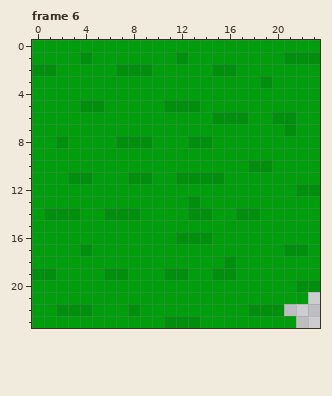
Edited in one commit: pixel-art file (graphics/grass2.ase). The picture above was drawn from the file before the commit.
24x24 pixels, 9 frames. Shown: frame 6.
Now the later version:
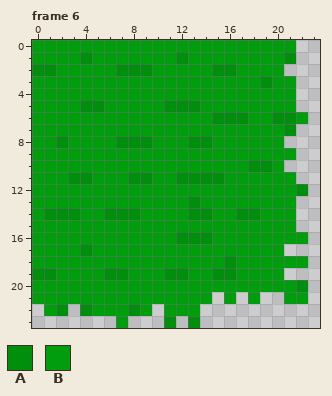
Palette (. is transparent): A #008e0d  B #009d0d
The author wrote: Added a missing grass tile
Change:
Frame 6:
The author cleared colour A in row 1 at x 22 to 23; in row 12 at x 23; in row 17 at x 21 to 22; in row 20 at x 23; in row 22 at x 3 and 18 to 20; in row 23 at x 12.
The author cleared colour B in row 0 at x 22 to 23; in row 2 at x 21 to 23; in rows 3 to 5 at x 22 to 23; in row 6 at x 23; in row 7 at x 22 to 23; in row 8 at x 21 to 23.
The author cleared colour B in row 9 at x 22 to 23; in row 10 at x 21 to 23; in row 11 at x 22 to 23; in rows 13 to 15 at x 22 to 23; in rows 16 to 18 at x 23; in row 19 at x 21 to 23.
The author cleared colour B in row 21 at x 15, 17 and 19 to 20; in row 22 at x 0, 10 and 14 to 17; in row 23 at x 0 to 6, 8 to 10 and 14 to 21.
